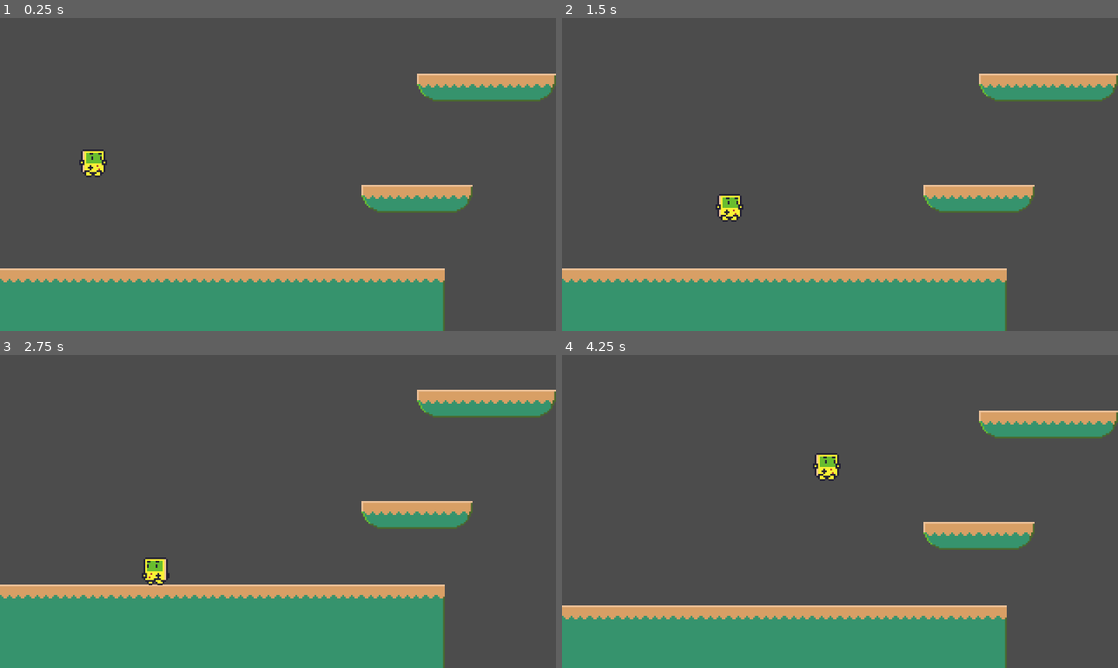
Above: before the commit, frames 1-4 (two rows, left to right).
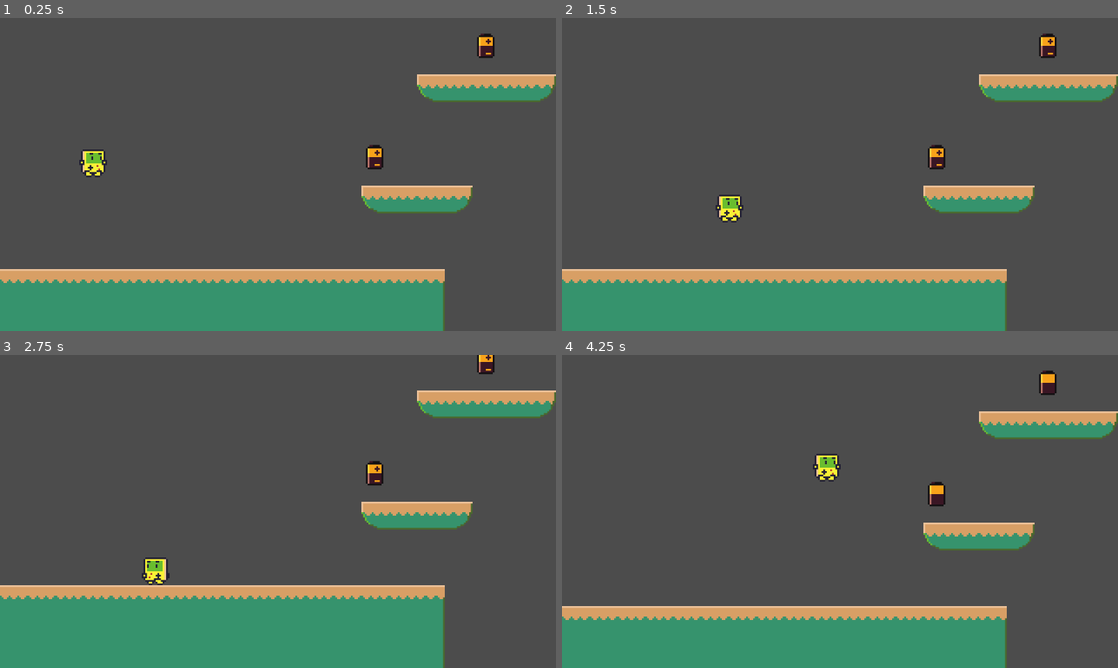
Above: after the commit, the same moments.

Repository: fuzhouch/colin-platformer-project
Game: Godot game, scene res://Level1.tscn
The game is run twice, just before and just after one commit, with the same random seed, the same clock (stepped at 60 frames per second) and the same inputs. The project has no main scene, so this scene is started directly.
Inputs:
- Up to frame 1 (0.25 s): no input
- Up to frame 2 (1.5 s): hold Right (ui_right) from 0.53 s (still down); tap Up (ui_up) at 0.77 s
- Up to frame 3 (2.75 s): tap Up (ui_up) at 1.52 s; release Right (ui_right) at 2.03 s; hold Left (ui_left) from 2.03 s (still down)
- Up to frame 4 (4.25 s): release Left (ui_left) at 2.78 s; hold Right (ui_right) from 2.78 s (still down); tap Up (ui_up) at 3.02, 3.77 s

The runs differ from the first frame. In frame 1, 2.0% of the frame differs, in the area x 0-100%, y 4-85%; in frame 2, 2.1%; in frame 3, 2.0%; in frame 4, 2.1%.

Commit message:
[NEW] Session 10: Collect items when moving.
Allow sprite collect coins (I used battery instead). A new concept
introduced: collision layers. This concept is used to allow collision
happens only on certain kinds of nodes.

Diff:
--- /dev/null
+++ b/Battery.gd
@@ -0,0 +1,8 @@
+extends Area2D
+
+# Called when the node enters the scene tree for the first time.
+func _ready():
+	pass # Replace with function body.
+
+func _on_Battery_body_entered(_body):
+	queue_free()
--- /dev/null
+++ b/Battery.tscn
@@ -0,0 +1,24 @@
+[gd_scene load_steps=4 format=2]
+
+[ext_resource path="res://battery_spriteframes.tres" type="SpriteFrames" id=1]
+[ext_resource path="res://Battery.gd" type="Script" id=2]
+
+[sub_resource type="RectangleShape2D" id=1]
+extents = Vector2( 21, 21 )
+
+[node name="Battery" type="Area2D"]
+collision_layer = 8
+script = ExtResource( 2 )
+__meta__ = {
+"_edit_group_": true
+}
+
+[node name="AnimatedSprite" type="AnimatedSprite" parent="."]
+frames = ExtResource( 1 )
+frame = 2
+playing = true
+
+[node name="CollisionShape2D" type="CollisionShape2D" parent="."]
+shape = SubResource( 1 )
+
+[connection signal="body_entered" from="." to="." method="_on_Battery_body_entered"]
--- a/Level1.tscn
+++ b/Level1.tscn
@@ -1,7 +1,8 @@
-[gd_scene load_steps=7 format=2]
+[gd_scene load_steps=8 format=2]
 
 [ext_resource path="res://world.tres" type="TileSet" id=1]
 [ext_resource path="res://Steve.tscn" type="PackedScene" id=2]
+[ext_resource path="res://Battery.tscn" type="PackedScene" id=3]
 
 [sub_resource type="RectangleShape2D" id=1]
 extents = Vector2( 96, 32.2697 )
@@ -16,15 +17,20 @@
 extents = Vector2( 32, 32 )
 
 [node name="Level1" type="Node2D"]
+position = Vector2( 0, 1 )
 
 [node name="WorldMap-L1-Main" type="TileMap" parent="."]
 position = Vector2( 2, 0 )
 tile_set = ExtResource( 1 )
+collision_layer = 2
+collision_mask = 49
 format = 1
 tile_data = PoolIntArray( -327681, 4, 0, -393160, 4, 0, -262145, 11, 0, -327624, 11, 0, -196609, 11, 0, -262088, 11, 0, …(3414 unchanged characters)…
 
 [node name="WorldMap-L1-Shelf" type="TileMap" parent="."]
 tile_set = ExtResource( 1 )
+collision_layer = 2
+collision_mask = 49
 format = 1
 tile_data = PoolIntArray( 196645, 21, 0, 196646, 22, 0, 196647, 23, 0, 393253, 21, 0, 393254, 22, 0, 393255, 23, 0 )
 
@@ -42,6 +48,7 @@
 
 [node name="Steve" parent="." instance=ExtResource( 2 )]
 position = Vector2( 216, 314 )
+collision_mask = 62
 
 [node name="Camera2D" type="Camera2D" parent="Steve"]
 position = Vector2( 0, -136 )
@@ -54,17 +61,16 @@
 editor_draw_drag_margin = true
 
 [node name="GameOverDetectArea2D" type="Area2D" parent="."]
-position = Vector2( 768, 800 )
-__meta__ = {
-"_edit_group_": true
-}
+position = Vector2( 544, 799 )
+collision_layer = 4
 
 [node name="CollisionShape2D" type="CollisionShape2D" parent="GameOverDetectArea2D"]
-position = Vector2( 1472, 32 )
+position = Vector2( 1408, 32 )
 shape = SubResource( 3 )
 
 [node name="GameWinDetectArea2D" type="Area2D" parent="."]
 position = Vector2( 3296, 480 )
+collision_layer = 4
 __meta__ = {
 "_edit_group_": true
 }
@@ -73,5 +79,16 @@
 position = Vector2( 64, 32 )
 shape = SubResource( 4 )
 
+[node name="Battery1" parent="." instance=ExtResource( 3 )]
+position = Vector2( 864, 319 )
+
+[node name="Battery2" parent="." instance=ExtResource( 3 )]
+position = Vector2( 1120, 63 )
+collision_layer = 1
+
+[node name="Battery3" parent="." instance=ExtResource( 3 )]
+position = Vector2( 2624, 127 )
+collision_layer = 1
+
 [connection signal="body_entered" from="GameOverDetectArea2D" to="Steve" method="_on_GameOverDetectArea2D_body_entered"]
 [connection signal="body_entered" from="GameWinDetectArea2D" to="Steve" method="_on_GameWinDetectArea2D_body_entered"]
--- a/Steve.gd
+++ b/Steve.gd
@@ -65,16 +65,17 @@
 	# 0.1 = 10%
 
 # This signal is triggered Steve enters this area (fall under cliff).
-func _on_GameOverDetectArea2D_body_entered(body):
+func _on_GameOverDetectArea2D_body_entered(_body):
 	print("Game over!")
 	var scene = get_tree().current_scene.filename
-	get_tree().change_scene(scene)
+	var _ignore = get_tree().change_scene(scene)
 
 # This signal is triggerred when reaching end-game gate.
-func _on_GameWinDetectArea2D_body_entered(body):
+func _on_GameWinDetectArea2D_body_entered(_body):
 	print("Game Win!")
 	var scene = get_tree().current_scene.filename
 	if scene == "res://Level1.tscn":
-		get_tree().change_scene("res://Level2.tscn")
+		var _ignore = get_tree().change_scene("res://Level2.tscn")
 	else:
-		get_tree().change_scene("res://Level1.tscn")
+		var _ignore = get_tree().change_scene("res://Level1.tscn")
+	return
--- /dev/null
+++ b/battery_spriteframes.tres
@@ -0,0 +1,13 @@
+[gd_resource type="SpriteFrames" load_steps=4 format=2]
+
+[ext_resource path="res://assets/battery-0001.png" type="Texture" id=1]
+[ext_resource path="res://assets/battery-0002.png" type="Texture" id=2]
+[ext_resource path="res://assets/battery-0003.png" type="Texture" id=3]
+
+[resource]
+animations = [ {
+"frames": [ ExtResource( 1 ), ExtResource( 2 ), ExtResource( 3 ) ],
+"loop": true,
+"name": "default",
+"speed": 5.0
+} ]
--- a/project.godot
+++ b/project.godot
@@ -28,6 +28,15 @@
 
 common/drop_mouse_on_gui_input_disabled=true
 
+[layer_names]
+
+2d_physics/layer_1="player"
+2d_physics/layer_2="platform"
+2d_physics/layer_3="fallzone"
+2d_physics/layer_4="item"
+2d_physics/layer_5="enemy"
+2d_physics/layer_6="fireball"
+
 [physics]
 
 common/enable_pause_aware_picking=true
Binary file added: assets/battery-0001.png
Not shown, added: assets/battery-0001.png.import
Binary file added: assets/battery-0002.png
Not shown, added: assets/battery-0002.png.import
Binary file added: assets/battery-0003.png
Not shown, added: assets/battery-0003.png.import
